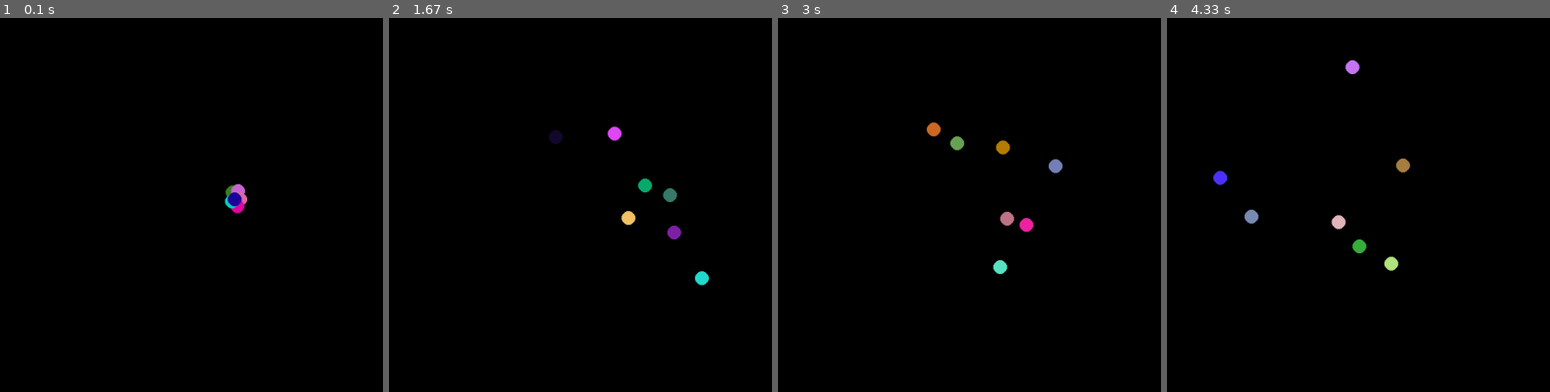
Above: before the commit, frames 1-4 (left to right).
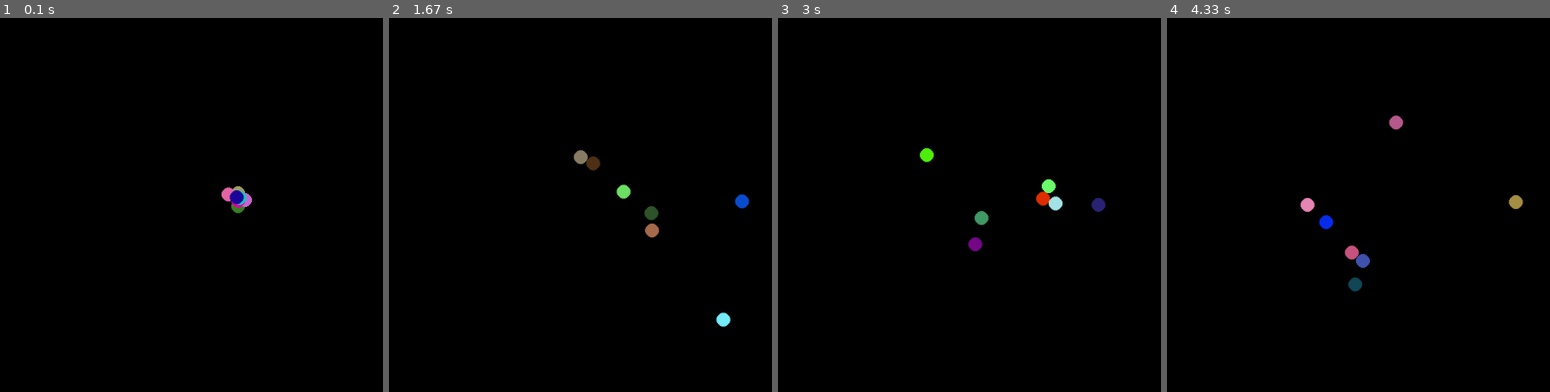
Above: after the commit, the same moments.

Repository: mikhailDyoshin/pygamePlayground
Game: pygame game, started from src/main.py
Same seed, same stepped clock (60 frames per second), same inputs: the game is played once before the commit and once after it.
Inputs (mouse positions are in pixels of both pictures, inside the frame that each line leads up to):
- Up to frame 1 (0.1 s): no input
- Up to frame 2 (1.67 s): click (618, 190) at 0.38 s; click (703, 298) at 0.72 s; click (outside the picture) at 1.05 s; click (408, 89) at 1.38 s
- Up to frame 3 (3 s): click (1003, 249) at 1.72 s; click (881, 85) at 2.05 s; click (outside the picture) at 2.38 s; click (outside the picture) at 2.72 s
- Up to frame 4 (4.33 s): click (outside the picture) at 3.05 s; click (1186, 276) at 3.38 s; click (outside the picture) at 3.72 s; click (outside the picture) at 4.05 s

The runs differ from the first frame. In frame 1, 0.4% of the frame differs, in the area x 57-66%, y 44-53%; in frame 2, 1.6%; in frame 3, 1.6%, in the area x 37-86%, y 27-69%; in frame 4, 1.6%.

Commit message:
Formatted files

Diff:
--- a/src/find_neighbours.py
+++ b/src/find_neighbours.py
@@ -1,6 +1,7 @@
 # from pygame import Vector2
+from typing import Callable
+
 from moving_object import MovingObject
-from typing import Callable
 
 type FindNeighbourRule = Callable[..., bool]
 
--- a/src/movement.py
+++ b/src/movement.py
@@ -1,11 +1,12 @@
-from pygame import (K_w, K_s, K_a, K_d, Vector2)
-from pygame.key import ScancodeWrapper
 from enum import Enum
 
+from pygame import K_a, K_d, K_s, K_w, Vector2
+from pygame.key import ScancodeWrapper
 
-FRICTION = 0.6 # per second
-ACCELERATION = 300 # px/s^2
+FRICTION = 0.6  # per second
+ACCELERATION = 300  # px/s^2
 STOP_EPSILON = 5
+
 
 class Direction(Enum):
     UP = Vector2(x=0, y=-1)
@@ -26,7 +27,7 @@
     init_vector = Vector2(0, 0)
 
     for key in movement_dict.keys():
-        if (pressed_keys[key]):
+        if pressed_keys[key]:
             init_vector += movement_dict[key].value
 
     return init_vector
@@ -39,10 +40,11 @@
 def get_velocity(v0: Vector2, dt: float, pressed_keys: ScancodeWrapper) -> Vector2:
     acc = get_acceleration(get_direction(pressed_keys))
 
-    if (acc.length() == 0 and v0.length() < STOP_EPSILON): return Vector2(0, 0)
+    if acc.length() == 0 and v0.length() < STOP_EPSILON:
+        return Vector2(0, 0)
 
-    vel = (v0 + acc * dt)
-    vel *= FRICTION ** dt
+    vel = v0 + acc * dt
+    vel *= FRICTION**dt
     return vel
 
 
@@ -51,14 +53,10 @@
 
 
 def get_new_position(
-        *,
-        keys: ScancodeWrapper,
-        dt: float,
-        current_velocity: Vector2,
-        current_position: Vector2
-    ):
-    return get_distance(
-        current_position,
-        get_velocity(current_velocity, dt, keys),
-        dt
-    )
+    *,
+    keys: ScancodeWrapper,
+    dt: float,
+    current_velocity: Vector2,
+    current_position: Vector2,
+):
+    return get_distance(current_position, get_velocity(current_velocity, dt, keys), dt)
--- a/src/moving_dot.py
+++ b/src/moving_dot.py
@@ -1,19 +1,25 @@
-from pygame import Vector2
-from shape import ShapeData
 from dataclasses import replace
 from random import randint
 from typing import Callable
 
+from pygame import Vector2
+
+from shape import ShapeData
+
 
 def screen_wrap(position: Vector2, width: float, height: float) -> Vector2:
 
-    if (position.x > width): return Vector2(0, position.y)
+    if position.x > width:
+        return Vector2(0, position.y)
 
-    if (position.x < 0): return Vector2(width, position.y)
+    if position.x < 0:
+        return Vector2(width, position.y)
 
-    if (position.y > height): return Vector2(position.x, 0)
+    if position.y > height:
+        return Vector2(position.x, 0)
 
-    if (position.y < 0): return Vector2(position.x, height)
+    if position.y < 0:
+        return Vector2(position.x, height)
 
     return position
 
@@ -21,34 +27,29 @@
 def random_vector(max_projection: int) -> Vector2:
     x_projection = randint(0, max_projection)
     y_projection = randint(0, max_projection)
-    return Vector2(
-        x_projection*randint(-1, 1),
-        y_projection*randint(-1, 1)
-    )
+    return Vector2(x_projection * randint(-1, 1), y_projection * randint(-1, 1))
+
 
 type VectorTransformer = Callable[[Vector2], Vector2]
+
 
 def randomized(max_projection: int) -> Callable[[VectorTransformer], VectorTransformer]:
     def randomized(func: VectorTransformer) -> VectorTransformer:
         def inner(vector: Vector2) -> Vector2:
             return func(vector) + random_vector(max_projection)
+
         return inner
+
     return randomized
 
 
 def get_velocity(*, v0: Vector2, max_projection: int) -> Vector2:
     return v0 + random_vector(max_projection)
 
+
 def get_position(*, s0: Vector2, v: Vector2, dt: float) -> Vector2:
     return s0 + v * dt
 
 
-
-
-
-def update_shape_position(
-        *,
-        position: Vector2,
-        shape: ShapeData
-    ) -> ShapeData:
+def update_shape_position(*, position: Vector2, shape: ShapeData) -> ShapeData:
     return replace(shape, position=position)
--- a/src/moving_object.py
+++ b/src/moving_object.py
@@ -1,8 +1,10 @@
 from dataclasses import dataclass, replace
-from pygame import Vector2, Surface, draw, Rect
-from moving_dot import get_velocity, get_position, screen_wrap
-from utils import ZERO_VECTOR, screen_center, random_color_rgb, limit_vector
+
+from pygame import Rect, Surface, Vector2, draw
+
+from moving_dot import get_position, get_velocity, screen_wrap
 from steer import steer
+from utils import ZERO_VECTOR, limit_vector, random_color_rgb, screen_center
 
 
 @dataclass(frozen=True)
@@ -10,10 +12,12 @@
     velocity: Vector2
     position: Vector2
 
+
 @dataclass(frozen=True)
 class Size:
     width: float
     height: float
+
 
 @dataclass(frozen=True)
 class MovingObject:
@@ -21,13 +25,15 @@
     size: Size
     color: tuple[int, int, int]
 
-    def _get_kinematics(self, *, screen: Surface,  dt: float, target: Vector2 | None = None) -> Kinematics:
+    def _get_kinematics(
+        self, *, screen: Surface, dt: float, target: Vector2 | None = None
+    ) -> Kinematics:
         if target:
             steering_velocity = self.kinematics.velocity + steer(
                 velocity=self.kinematics.velocity,
                 position=self.kinematics.position,
                 target=target,
-                max_speed=200
+                max_speed=200,
             )
             # print(f'Steering: {steering_velocity.magnitude()}')
         else:
@@ -38,41 +44,38 @@
 
         limited_velocity = limit_vector(velocity_with_noise, 300)
         position = screen_wrap(
-            position=get_position(s0=self.kinematics.position, v=limited_velocity, dt=dt),
+            position=get_position(
+                s0=self.kinematics.position, v=limited_velocity, dt=dt
+            ),
             width=screen.get_width(),
-            height=screen.get_height()
+            height=screen.get_height(),
         )
-        return Kinematics(
-            velocity=limited_velocity,
-            position=position
+        return Kinematics(velocity=limited_velocity, position=position)
+
+    def update_kinematics(
+        self, *, screen: Surface, dt: float, target: Vector2 | None = None
+    ) -> "MovingObject":
+        return replace(
+            self, kinematics=self._get_kinematics(screen=screen, target=target, dt=dt)
         )
 
-    def update_kinematics(self, *, screen: Surface,  dt: float, target: Vector2 | None = None) -> 'MovingObject':
-        return replace(
-            self,
-            kinematics=self._get_kinematics(
-                screen=screen,
-                target=target,
-                dt=dt
-            )
-        )
-
-    def update_color(self, color: tuple[int, int, int]) -> 'MovingObject':
+    def update_color(self, color: tuple[int, int, int]) -> "MovingObject":
         return replace(self, color=color)
 
+
 def update_objects(
-        objects: dict[str, MovingObject],
-        screen: Surface,
-        dt: float,
-        target: Vector2 | None = None
-    ) -> dict[str, MovingObject]:
-    return {key: mv.update_kinematics(screen=screen, dt=dt, target=target) for key, mv in objects.items()}
+    objects: dict[str, MovingObject],
+    screen: Surface,
+    dt: float,
+    target: Vector2 | None = None,
+) -> dict[str, MovingObject]:
+    return {
+        key: mv.update_kinematics(screen=screen, dt=dt, target=target)
+        for key, mv in objects.items()
+    }
 
-def draw_ellipse(
-        *,
-        screen: Surface,
-        obj: MovingObject
-    ):
+
+def draw_ellipse(*, screen: Surface, obj: MovingObject):
     rect = Rect(obj.kinematics.position, (obj.size.width, obj.size.height))
     draw.ellipse(screen, obj.color, rect)
 
@@ -84,10 +87,10 @@
 
 def initiate_dots(number: int, size: Size, screen: Surface) -> dict[str, MovingObject]:
     return {
-            str(n): MovingObject(
-                kinematics=Kinematics(velocity=ZERO_VECTOR, position=screen_center(screen)),
-                size=size,
-                color=random_color_rgb()
-            )
-            for n in range(number)
-        }
+        str(n): MovingObject(
+            kinematics=Kinematics(velocity=ZERO_VECTOR, position=screen_center(screen)),
+            size=size,
+            color=random_color_rgb(),
+        )
+        for n in range(number)
+    }
--- a/src/shape.py
+++ b/src/shape.py
@@ -1,5 +1,6 @@
+from dataclasses import dataclass
+
 import pygame as pg
-from dataclasses import dataclass
 
 
 @dataclass(frozen=True)
@@ -9,19 +10,11 @@
     color: tuple[int, int, int]
 
 
-def draw_ellipse(
-        *,
-        screen: pg.Surface,
-        shape: ShapeData
-    ):
+def draw_ellipse(*, screen: pg.Surface, shape: ShapeData):
     rect = pg.Rect(shape.position, shape.size)
     pg.draw.ellipse(screen, shape.color, rect)
 
 
-def draw_rect(
-        *,
-        screen: pg.Surface,
-        shape: ShapeData
-    ):
+def draw_rect(*, screen: pg.Surface, shape: ShapeData):
     rect = pg.Rect(shape.position, shape.size)
     pg.draw.rect(screen, shape.color, rect)
--- a/src/utils.py
+++ b/src/utils.py
@@ -1,6 +1,7 @@
+from copy import copy
 from random import randint
-from pygame import Vector2, Surface
-from copy import copy
+
+from pygame import Surface, Vector2
 
 ZERO_VECTOR = Vector2(0, 0)
 
